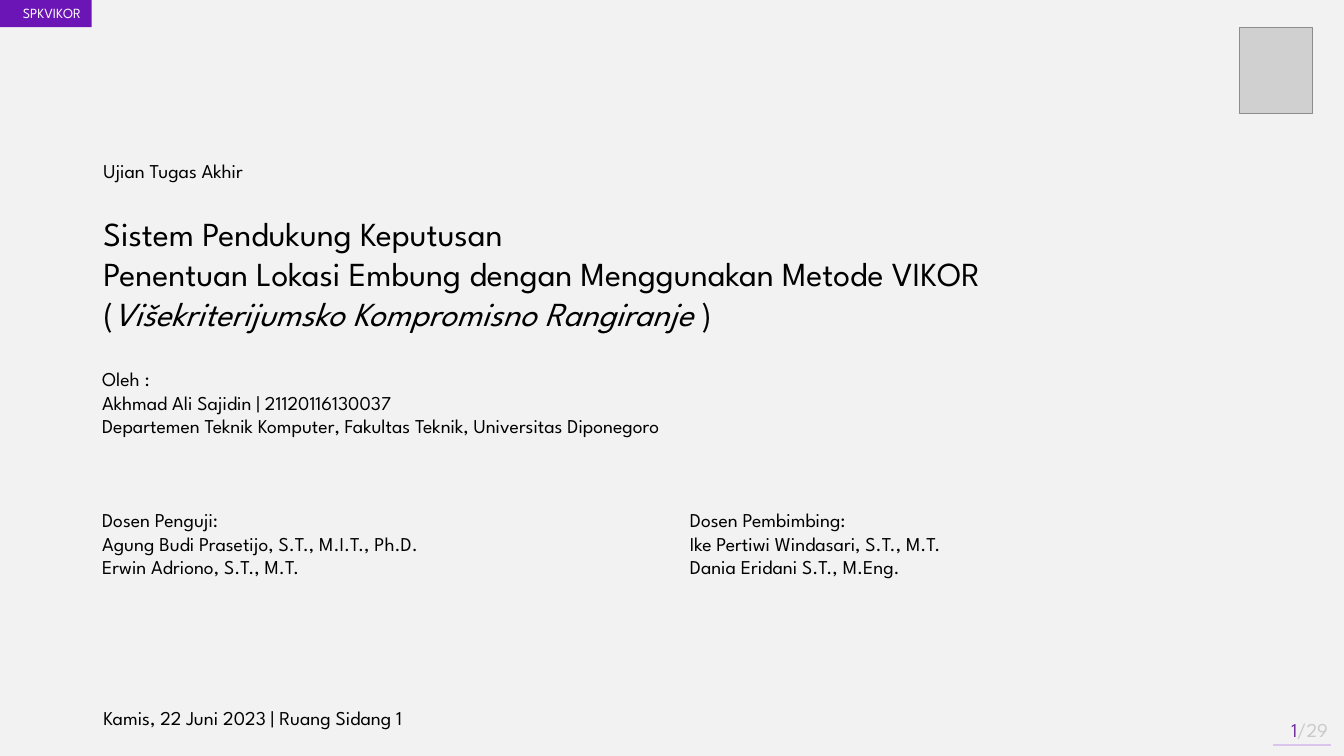
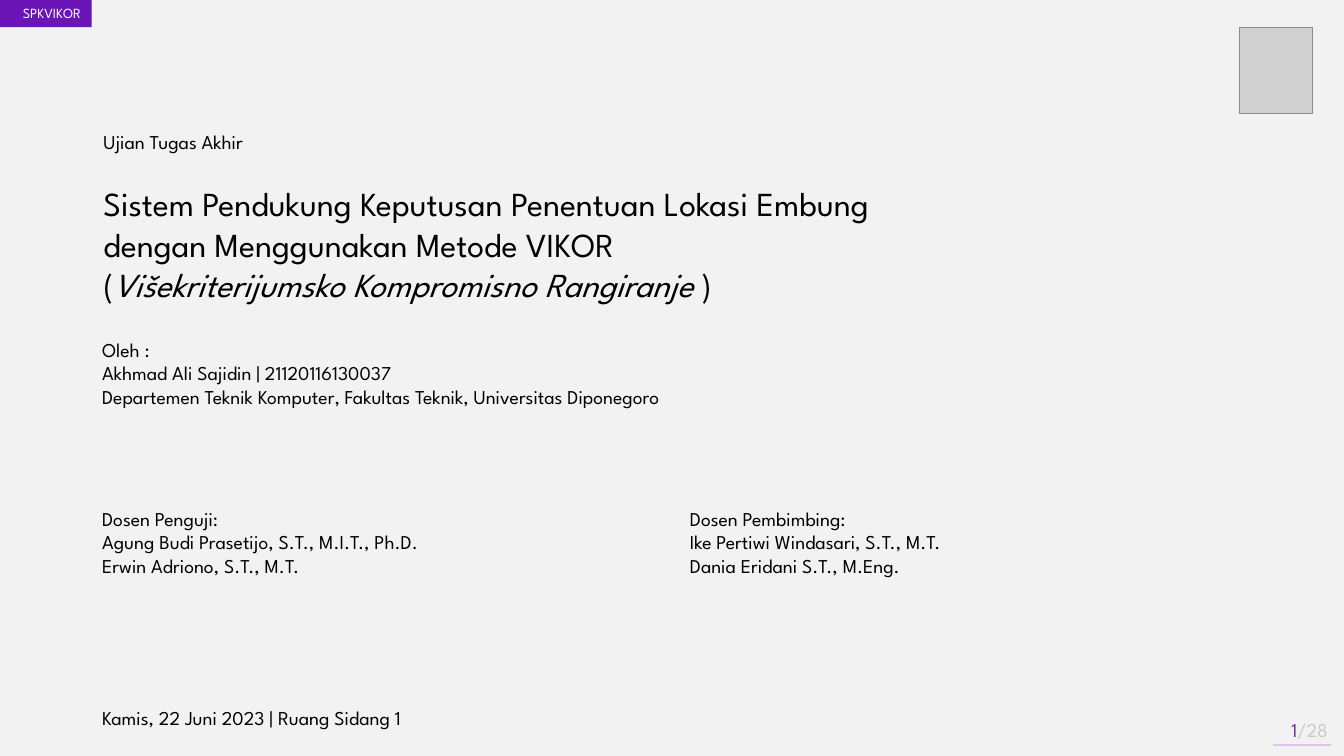
Before and after one commit to akhmadali7/TugasAkhir, a slide deck: slide 1 of PPT - TA - Akhmad Ali Sajidin - Sidang.pptx. Drawn at 1344x756 pixels with LibreOffice and Linux fonts; fonts in the diff are those of the drawing; grey boxes stand for pictures. Boxes give left, top, right and bottom in pixels: in the first picture for what was removed or moved away, otherwise in the second. Text is boxed around its words. In the diff, an @@ line names an element or a change of style, - is before the commit and + after.

```diff
--- a/PPT - TA - Akhmad Ali Sajidin - Sidang.pptx
+++ b/PPT - TA - Akhmad Ali Sajidin - Sidang.pptx
@@ 3 texts: place and size @@
-3 texts at <box>102,164,980,438</box>
+3 texts at <box>102,135,869,409</box>
@@ text at <box>103,193,869,265</box>: spaces changed @@
-Sistem Pendukung Keputusan
-Penentuan Lokasi Embung dengan Menggunakan Metode VIKOR
+Sistem Pendukung Keputusan Penentuan Lokasi Embung
+dengan Menggunakan Metode VIKOR
@@ page number at <box>1291,724,1328,737</box>: text changed @@
-1/29
+1/28
```
Also in this commit, not shown: 8 other slides changed, 19 other files.
